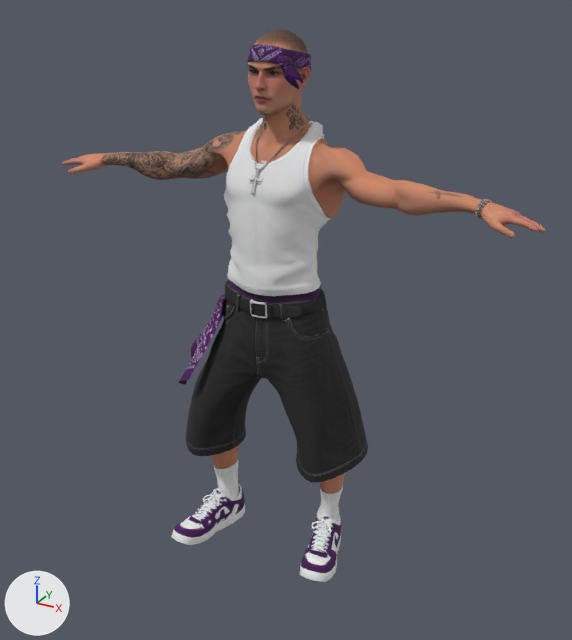
Before and after pictures for a commit that changed the glTF model assets/npcs/vinicius-duc.glb.
Rendered twice from a 50 mm lens placed at (1.206, -2.061, 1.048), pointed at (0.058, 0.026, 0.005). Every picture has the same lights, and +X, +Y and +Z are marked at lower left. The first picture is the older version. Where no turn or scale is listed for an object, it has been applied to the vertices. Vertices at exactly the same position are counted once.

Objects in the first picture: 'vinicius-duc'.
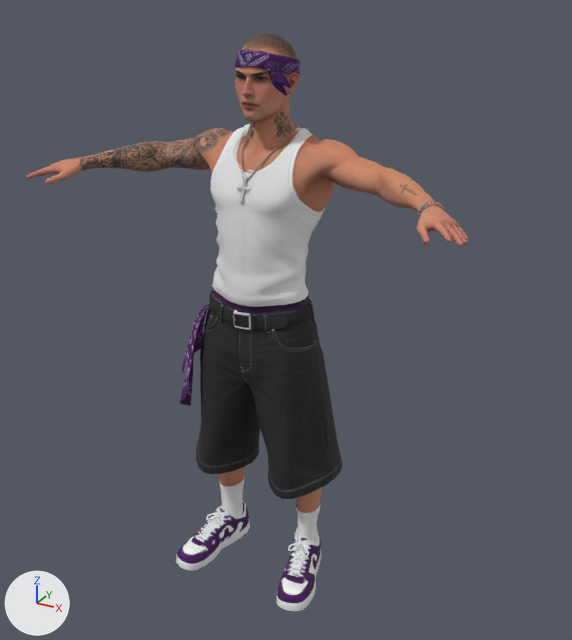
Location of each change, (x1, y1, x2, y2) in pixels of the pictures (572 x 640 px; the box of a moved part takes in the faces that stretch with it):
'vinicius-duc', reshaped (9% narrower): before (62, 29, 546, 582); after (26, 33, 468, 611)
part 1 of me_vinicius_duc, moved or reshaped: before (172, 483, 245, 545); after (176, 501, 250, 571)
part 2 of me_vinicius_duc, moved or reshaped: before (192, 515, 203, 522); after (194, 535, 206, 544)
part 3 of me_vinicius_duc, moved or reshaped: before (195, 511, 209, 516); after (200, 531, 213, 536)
part 4 of me_vinicius_duc, moved or reshaped: before (202, 504, 215, 509); after (206, 523, 218, 529)
part 5 of me_vinicius_duc, moved or reshaped: before (203, 495, 213, 501); after (206, 513, 217, 520)
part 6 of me_vinicius_duc, moved or reshaped: before (214, 496, 220, 506); after (217, 514, 224, 526)
part 7 of me_vinicius_duc, moved or reshaped: before (212, 446, 239, 498); after (219, 466, 245, 517)
part 8 of me_vinicius_duc, moved or reshaped: before (224, 306, 236, 320); after (204, 317, 219, 329)
part 9 of me_vinicius_duc, moved or reshaped: before (236, 293, 243, 311); after (219, 303, 226, 322)
part 10 of me_vinicius_duc, moved or reshaped: before (251, 301, 269, 318); after (234, 312, 253, 330)
part 11 of me_vinicius_duc, moved or reshaped: before (253, 303, 302, 318); after (236, 314, 288, 329)
part 12 of me_vinicius_duc, moved or reshaped: before (249, 171, 263, 194); after (237, 180, 251, 203)
part 13 of me_vinicius_duc, moved or reshaped: before (254, 116, 310, 170); after (241, 123, 298, 179)
part 14 of me_vinicius_duc, moved or reshaped: before (247, 44, 311, 71); after (235, 49, 300, 75)
part 15 of me_vinicius_duc, moved or reshaped: before (62, 29, 546, 582); after (26, 33, 468, 611)

The edits, one by one:
me_vinicius_duc is used by ob_vinicius_duc; location (0.0, 0.0, 0.0).
me_vinicius_duc had 10444 vertices, 19613 faces and spanned x -0.83..0.84, y -0.17..0.26, z -0.95..0.9.
me_vinicius_duc now has 10444 vertices, 19613 faces and spans x -0.71..0.71, y -0.3..0.15, z -0.93..0.89.
me_vinicius_duc part 1: the loose piece of 425 vertices spanning x -0.35..-0.19, y -0.17..0.18, z -0.95..-0.78 is multiplied about its middle by the matrix ((0.991, -0.005, 0.01), (0.006, 0.987, -0.091), (-0.01, 0.092, 0.987)), then moved by (0.08, -0.09, 0.0).
me_vinicius_duc part 2: the loose piece of 30 vertices spanning x -0.31..-0.25, y -0.07..-0.05, z -0.86..-0.85 is moved by (0.08, -0.1, 0.0).
me_vinicius_duc part 3: the loose piece of 25 vertices spanning x -0.3..-0.24, y -0.05..-0.04, z -0.86..-0.84 is moved by (0.08, -0.1, 0.0).
me_vinicius_duc part 4: the loose piece of 25 vertices spanning x -0.29..-0.24, y -0.01, z -0.84..-0.82 is moved by (0.08, -0.1, 0.01).
me_vinicius_duc part 5: the loose piece of 52 vertices spanning x -0.3..-0.26, y 0.0..0.03, z -0.82..-0.8 is moved by (0.08, -0.1, 0.01).
me_vinicius_duc part 6: the loose piece of 56 vertices spanning x -0.26..-0.22, y -0.01..0.03, z -0.82..-0.8 is moved by (0.08, -0.1, 0.01).
me_vinicius_duc part 7: the loose piece of 225 vertices spanning x -0.31..-0.19, y -0.02..0.15, z -0.85..-0.39 is multiplied about its middle by the matrix ((0.988, -0.004, 0.062), (0.001, 0.989, 0.042), (-0.062, -0.042, 0.987)), then moved by (0.09, -0.09, 0.01).
me_vinicius_duc part 8: the loose piece of 145 vertices spanning x -0.19..-0.09, y -0.04..0.09, z -0.06..0.05 is moved by (-0.01, -0.1, 0.0).
me_vinicius_duc part 9: the loose piece of 36 vertices spanning x -0.09..-0.07, y -0.05..-0.03, z 0.03..0.09 is moved by (0.0, -0.1, 0.0).
me_vinicius_duc part 10: the loose piece of 96 vertices spanning x -0.02..0.04, y -0.07..-0.05, z 0.04..0.09 is moved by (0.0, -0.1, 0.0).
me_vinicius_duc part 11: the loose piece of 43 vertices spanning x -0.02..0.14, y -0.07..-0.02, z 0.04..0.09 is moved by (0.0, -0.1, 0.0).
me_vinicius_duc part 12: the loose piece of 72 vertices spanning x -0.02..0.02, y -0.08..-0.04, z 0.44..0.5 is moved by (0.0, -0.07, -0.01).
me_vinicius_duc part 13: the loose piece of 522 vertices spanning x -0.08..0.08, y -0.04..0.18, z 0.51..0.64 is moved by (0.0, -0.08, -0.01).
me_vinicius_duc part 14: the loose piece of 280 vertices spanning x -0.09..0.09, y -0.02..0.19, z 0.76..0.86 is moved by (0.0, -0.07, -0.01).
me_vinicius_duc part 15: 8127 of 10444 vertices moved; they spanned x -0.83..0.84, y -0.12..0.26, z -0.94..0.9 and now span x -0.71..0.71, y -0.3..0.15, z -0.93..0.89; mean shift (-0.01, -0.12, 0.01); largest move (0.84, 0.01, 0.43) -> (0.71, -0.29, 0.46).
Other edits to the shape of me_vinicius_duc do not show in these pictures.
